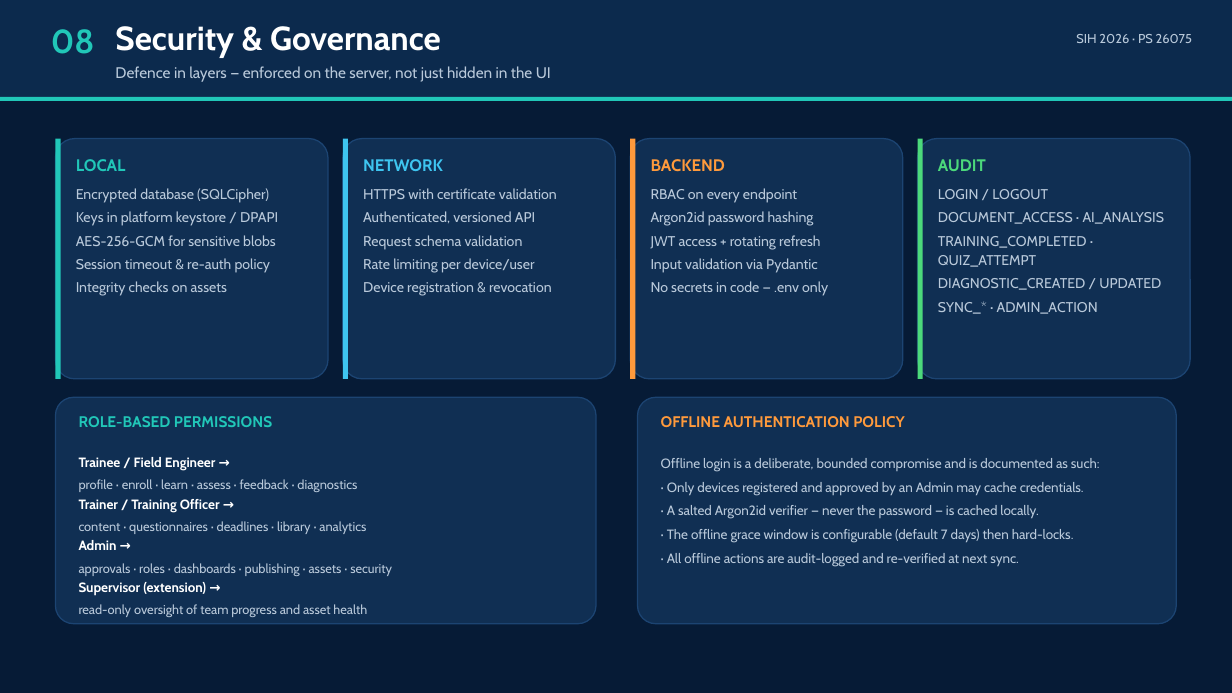
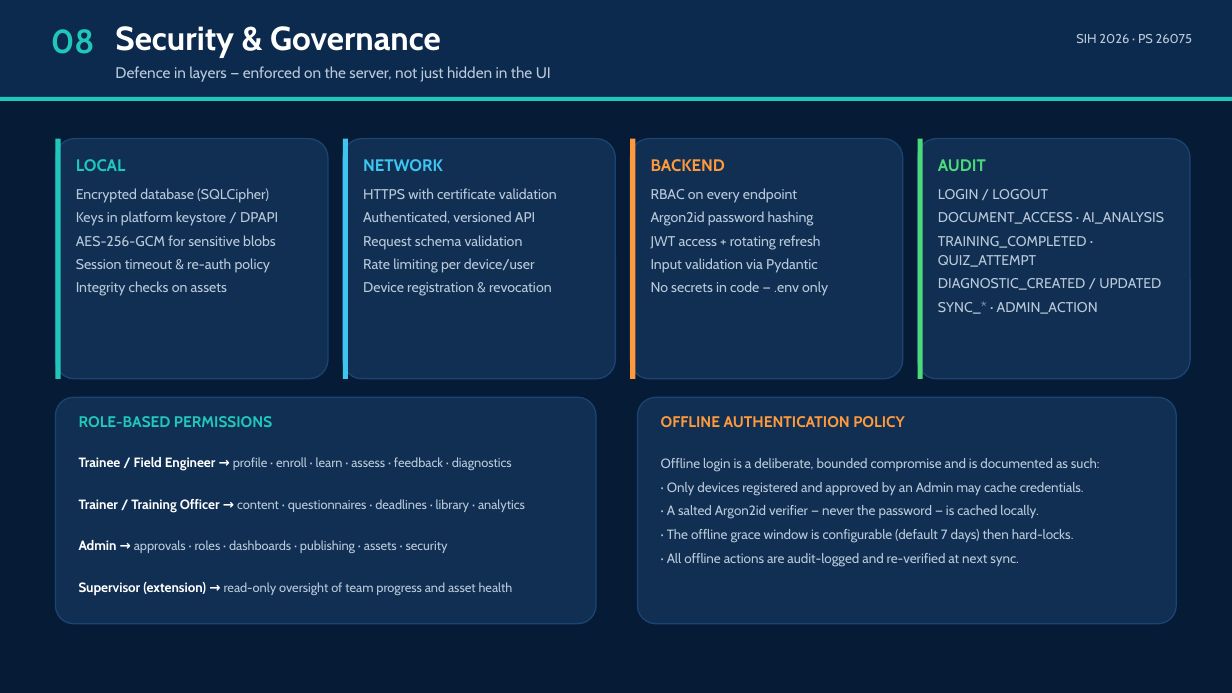
Before and after one commit to surendarr9500-stack/surendar-, a slide deck: slide 9 of docs/ppt/CAPACITY_CONNECT_SIH2026_26075.pptx. Drawn at 1232x693 pixels with LibreOffice and Linux fonts; fonts in the diff are those of the drawing. Boxes give left, top, right and bottom in pixels: in the first picture for what was removed or moved away, otherwise in the second. Text is boxed around its words. In the diff, an @@ line names an element or a change of style, - is before the commit and + after.

```diff
--- a/docs/ppt/CAPACITY_CONNECT_SIH2026_26075.pptx
+++ b/docs/ppt/CAPACITY_CONNECT_SIH2026_26075.pptx
@@ text at bbox=[79, 457, 512, 471]: text changed @@
-Trainee / Field Engineer →
-profile · enroll · learn · assess · feedback · diagnostics
+Trainee / Field Engineer → profile · enroll · learn · assess · feedback · diagnostics
@@ text at bbox=[79, 499, 525, 512]: text changed @@
-Trainer / Training Officer →
-content · questionnaires · deadlines · library · analytics
+Trainer / Training Officer → content · questionnaires · deadlines · library · analytics
@@ text at bbox=[79, 540, 448, 553]: text changed @@
-Admin →
-approvals · roles · dashboards · publishing · assets · security
+Admin → approvals · roles · dashboards · publishing · assets · security
@@ text at bbox=[79, 582, 513, 596]: text changed @@
-Supervisor (extension) →
-read-only oversight of team progress and asset health
+Supervisor (extension) → read-only oversight of team progress and asset health
```
Also in this commit, not shown: 6 other slides changed, 11 other files.
